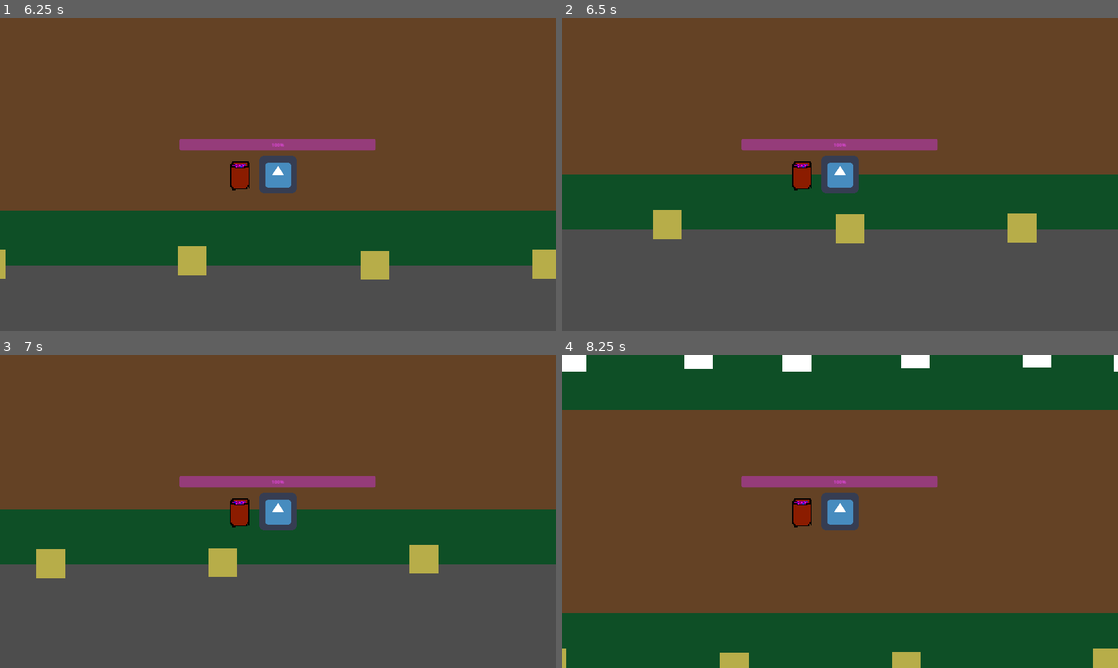
Above: before the commit, frames 1-4 (two rows, left to right).
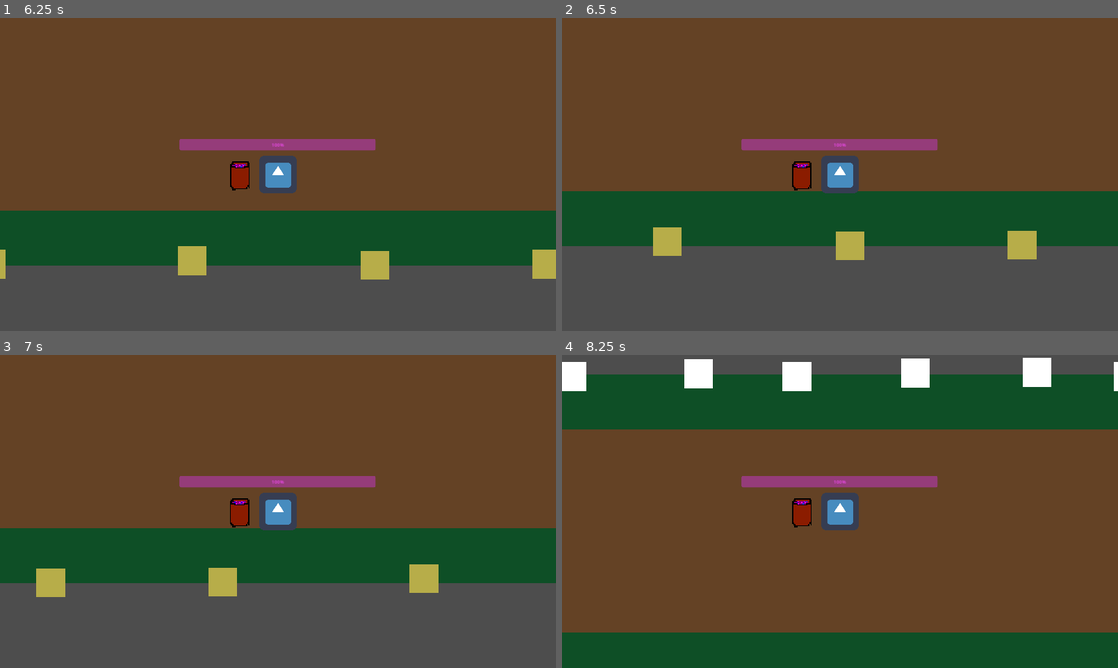
Above: after the commit, the same moments.

Repository: hsandt/ld53
Game: Godot game, scene res://scenes/main_menu_scene.tscn
Two runs of this game, one before a commit and one after it. Both use one fixed random seed, a clock stepped at 60 frames per second and the inputs below. The engine's default icon, where the game draws it, is replaced by a stand-in: a white triangle on a blue panel in a dark square.
Inputs (mouse positions are in pixels of both pictures, inside the frame that each line leads up to):
- Up to frame 1 (6.25 s): click "Start" at 0.5 s; tap Enter (ui_accept) at 1.25, 1.52, 4.52 s; move the mouse to (400, 158) at 1.27 s; hold Right (ui_right) 1.28-2 s; click (400, 158) at 1.42 s; drag from (166, 190) to (250, 237) at 2.02 s; move the mouse to (333, 105) at 2.77 s; hold Right (ui_right) 2.78-3.5 s; drag from (250, 237) to (111, 127) at 3.52 s; move the mouse to (444, 221) at 4.27 s; hold Left (ui_left) 4.28-5 s; drag from (111, 127) to (194, 96) at 5.02 s; move the mouse to (305, 174) at 5.77 s; hold S (down) from 5.78 s (still down); click (305, 174) at 5.92 s
- Up to frame 2 (6.5 s): keep holding S (down)
- Up to frame 3 (7 s): release S (down) at 6.5 s; drag from (194, 433) to (166, 527) at 6.52 s
- Up to frame 4 (8.25 s): move the mouse to (962, 495) at 7.27 s; hold W (up) 7.28-8 s; tap Enter (ui_accept) at 7.52 s; drag from (728, 527) to (812, 574) at 8.02 s

Frame 1 is identical in both runs. In frame 2, 11% of the frame differs, in the area x 0-100%, y 45-78%; in frame 3, 12%; in frame 4, 20%, in the area x 0-100%, y 0-100%.

Commit message:
[Player] Reduced play area height to match graphics

Diff:
--- a/scenes/first_scene.tscn
+++ b/scenes/first_scene.tscn
@@ -119,4 +119,5 @@
 [node name="PlayerCharacterBody2D" parent="." instance=ExtResource("3_82xke")]
 z_index = 10
 top_speed = 100
+half_extent_y = 290
 metadata/_edit_lock_ = true
--- a/scenes/player.gd
+++ b/scenes/player.gd
@@ -9,6 +9,9 @@
 @export var top_speed = 1000
 var current_speed = top_speed
 @export var steer_speed = 500
+
+## Max motion
+@export var half_extent_y = 500
 
 ## Brightness set when hurt
 @export var hurt_brightness: float = 0.5
@@ -34,7 +37,7 @@
 
 	position.x+=$Buffs.get_attribute("speed",current_speed)*delta
 
-	if (position.y<500) and Input.is_action_pressed("down"):
+	if (position.y<half_extent_y) and Input.is_action_pressed("down"):
 		position.y+=steer_speed*delta
-	if (position.y>-500) and Input.is_action_pressed("up"):
+	if (position.y>-half_extent_y) and Input.is_action_pressed("up"):
 		position.y-=steer_speed*delta
